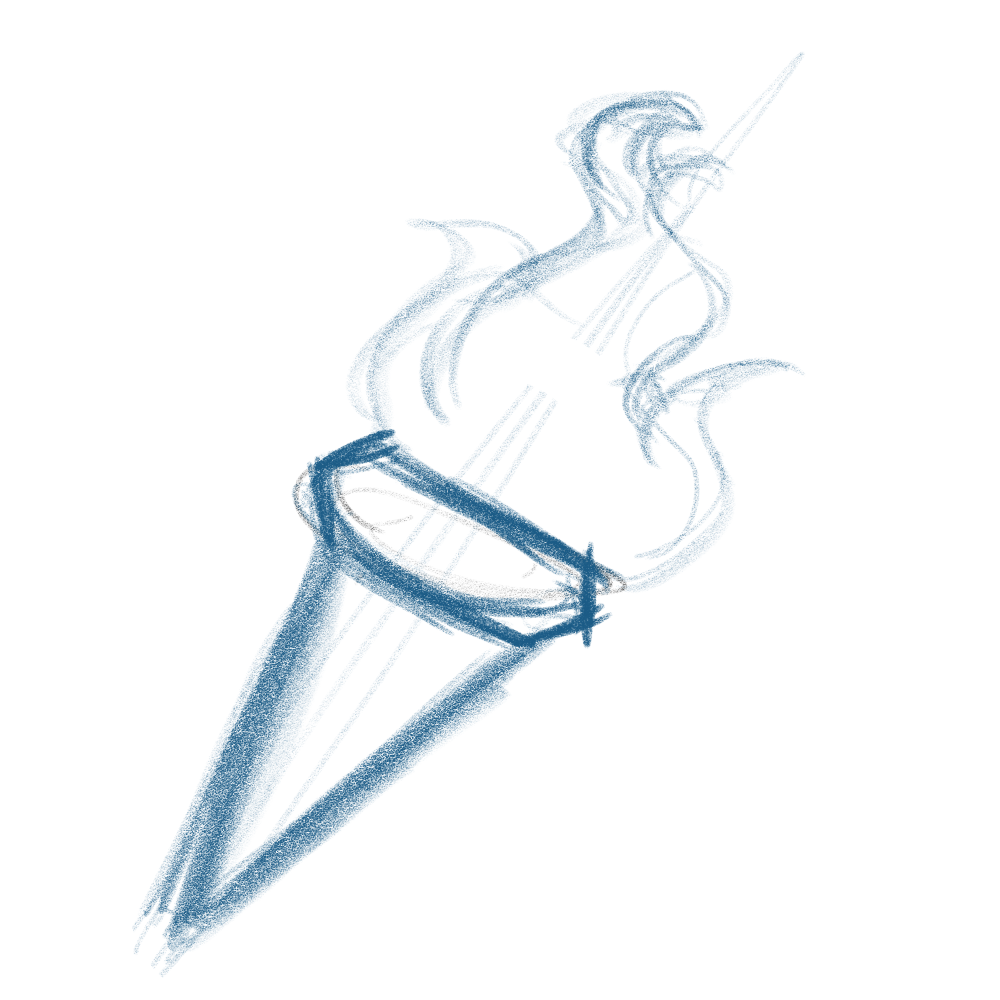
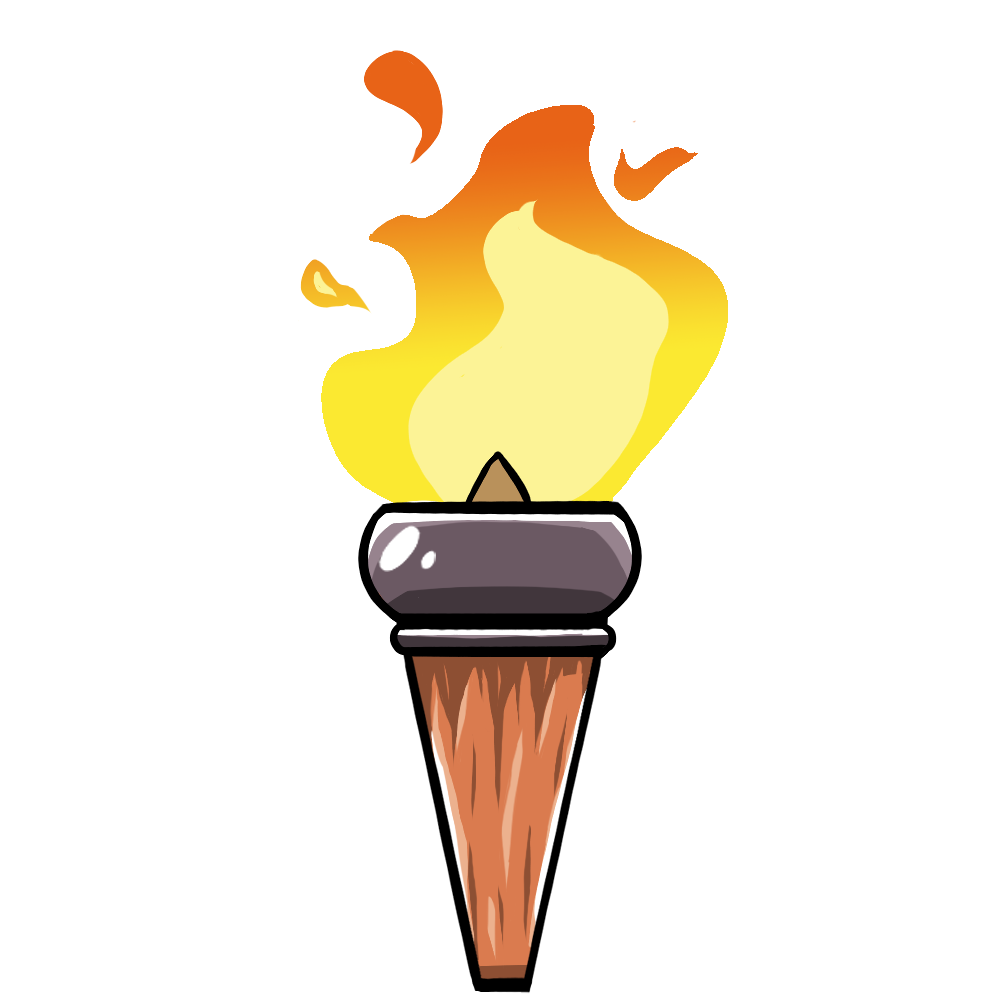
Layers edited between the first and the second 1000px x 1000px image:
added group "Lineart" with 1 layers above "Shine" over [358, 451, 642, 994]
added layer "Base" in group "Lineart" over [358, 451, 642, 994]
added layer "Shine" above "Colour" over [362, 500, 646, 927]
added group "Colour" with 13 layers above "Pixel layer" over [132, 50, 806, 992]
added group "Fire" (1st of 2, in "Colour") with 4 layers in group "Colour" over [291, 50, 806, 534]
added layer "Wood" (1st of 3, in "Colour" › "Fire") (60%) in group "Fire" over [469, 456, 526, 505]
added layer "Light" (1st of 3, in "Colour" › "Fire") (lighten) in group "Fire" over [313, 199, 669, 534]
added layer "Gradient" in group "Fire" over [298, 50, 806, 396]
added layer "Fire" (2nd of 2, in "Colour" › "Fire") in group "Fire" over [298, 50, 728, 512]
added group "Iron" (1st of 2, in "Colour") with 3 layers in group "Colour" over [347, 500, 650, 656]
added layer "Light" (2nd of 3, in "Colour" › "Iron") in group "Iron" over [347, 500, 650, 639]
added layer "Shadow" (1st of 2, in "Colour" › "Iron") in group "Iron" over [363, 585, 633, 656]
added layer "Iron" (2nd of 2, in "Colour" › "Iron") in group "Iron" over [366, 505, 636, 653]
added group "Wood" (2nd of 3, in "Colour") with 3 layers in group "Colour" over [385, 456, 629, 992]
added layer "Light" (3rd of 3, in "Colour" › "Wood") in group "Wood" over [431, 661, 588, 970]
added layer "Shadow" (2nd of 2, in "Colour" › "Wood") in group "Wood" over [385, 643, 616, 992]
added layer "Wood" (3rd of 3, in "Colour" › "Wood") in group "Wood" over [409, 456, 600, 984]
hid "Pixel layer", opacity 100% → 50%, painted on it over [132, 50, 806, 994]
hid "Background" over [132, 50, 806, 994]
